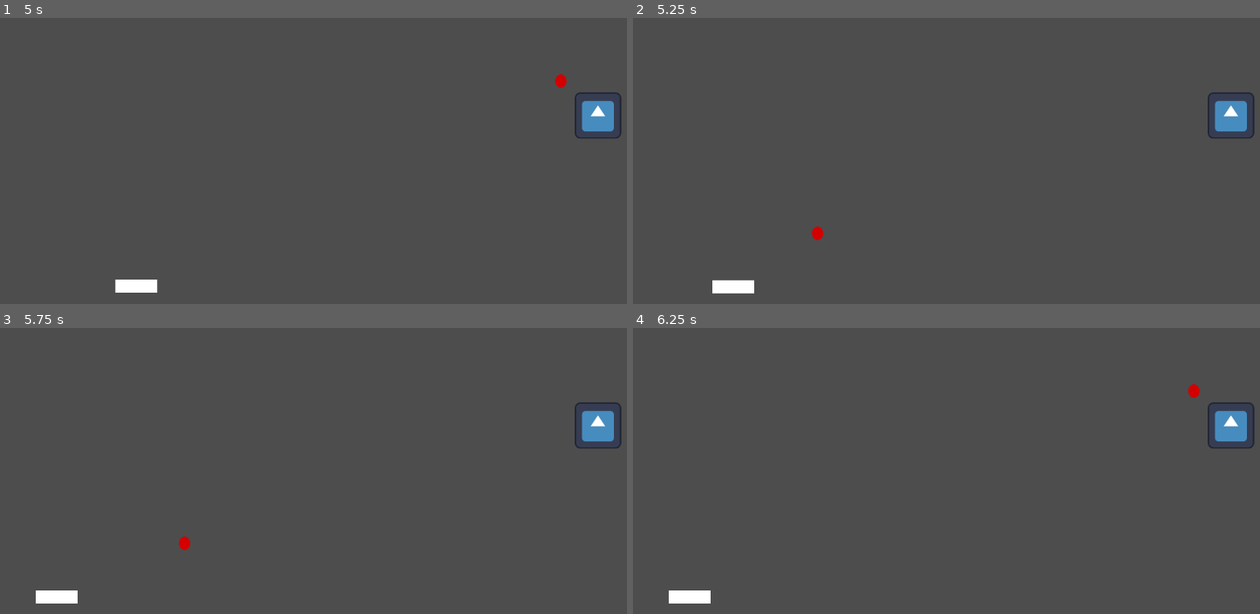
Above: before the commit, frames 1-4 (two rows, left to right).
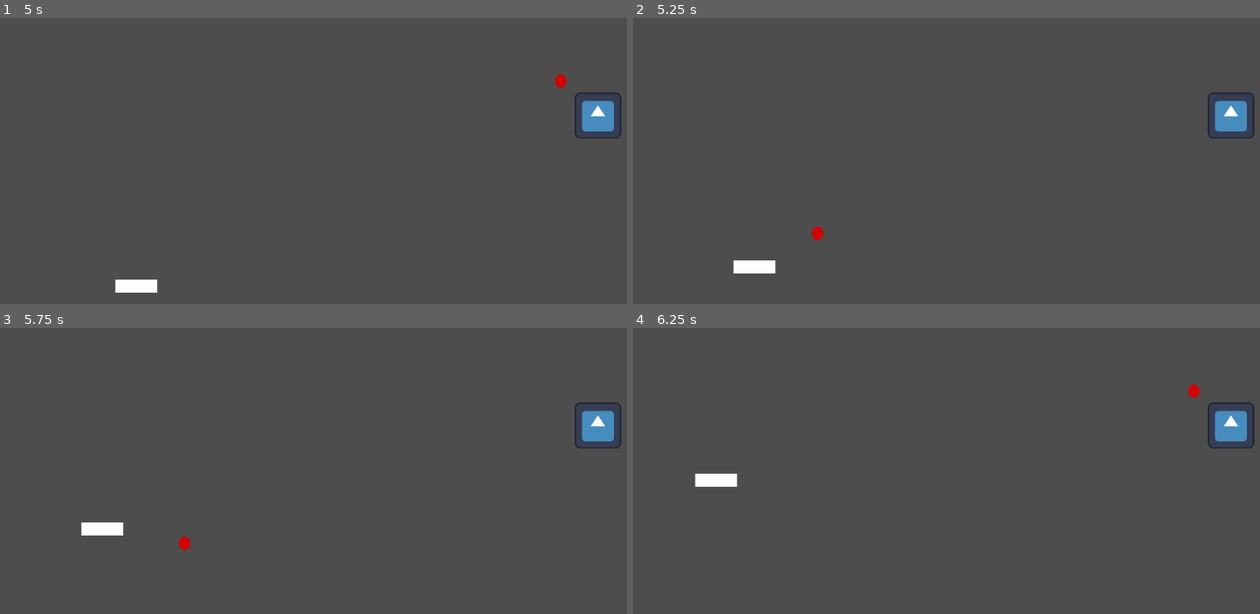
Above: after the commit, the same moments.

Repository: RajwolChapagain/Fishing-Mini-Game
Game: Godot game, scene res://main.tscn
Same seed, same stepped clock (60 frames per second), same inputs: the game is played once before the commit and once after it. The engine's default icon, where the game draws it, is replaced by a stand-in: a white triangle on a blue panel in a dark square.
Inputs (mouse positions are in pixels of both pictures, inside the frame that each line leads up to):
- Up to frame 1 (5 s): tap Enter at 0.5, 2, 3.5 s; move the mouse to (288, 292) at 0.52 s; press the mouse at (288, 292) at 0.53 s; tap Space at 1.25, 2.75, 4.25 s; move the mouse to (532, 272) at 1.27 s; release the mouse at (532, 272) at 1.28 s; click (532, 272) at 1.35 s; move the mouse to (112, 155) at 2.02 s; press the mouse at (112, 155) at 2.03 s; move the mouse to (357, 212) at 2.77 s; release the mouse at (357, 212) at 2.78 s; click (357, 212) at 2.85 s; move the mouse to (219, 115) at 3.52 s; press the mouse at (219, 115) at 3.53 s; move the mouse to (476, 195) at 4.27 s; release the mouse at (476, 195) at 4.28 s; click (476, 195) at 4.35 s
- Up to frame 2 (5.25 s): move the mouse to (814, 232) at 5.02 s; press the mouse at (814, 232) at 5.03 s
- Up to frame 3 (5.75 s): no input
- Up to frame 4 (6.25 s): move the mouse to (1028, 436) at 5.77 s; release the mouse at (1028, 436) at 5.78 s; click (1028, 436) at 5.85 s

Frame 1 is identical in both runs. In frame 2, 0.6% of the frame differs, in the area x 12-23%, y 84-97%; in frame 3, 0.6%; in frame 4, 0.6%.

Commit message:
Make fish move to bobber when it sees bobber

Diff:
--- a/fish.gd
+++ b/fish.gd
@@ -12,8 +12,9 @@
 
 
 func _on_vision_radius_area_entered(area):
-	if area != self:
-		print("Fish sees ", area.name)
+	if area.name == "Bobber":
+		print("Fish sees Bobber")
+		move_to_pos(area.global_position)
 
 func _on_move_timer_timeout():
 	move_to_pos(global_position + Vector2(randi_range(-move_radius, move_radius), randi_range(-move_radius, move_radius)))
